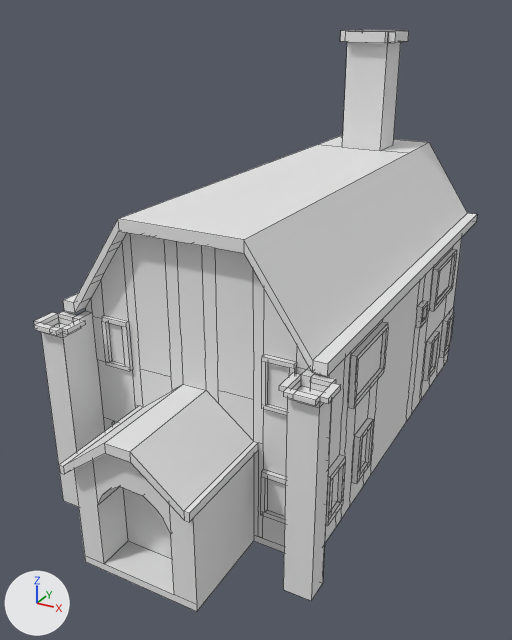
An edit to the FBX model Assets/Game/3D Models/Environment/ModeloIgreja.fbx, drawn before and after from the same camera.
Both versions are drawn from a 50 mm camera at (23.0, -36.7, 34.9) aimed at (-2.0, 8.9, 12.1). The lights are fixed; the arrows at lower left show +X, +Y and +Z. Mesh edges are drawn as thin lines. Where no turn or scale is listed for an object, it has been applied to the vertices.

Before the edit, the objects in view are built like this:
```python
me_cube = bpy.data.meshes.new('Cube')
me_cube.from_pydata(...)  # 1245 vertices, 510 faces; spans x -11.0..11.0, y -18.9..25.0, z -5.9..26.8
me_cube.materials.append(mat_material)  # white #e7e7e7
ob_cube = bpy.data.objects.new('Cube', me_cube)
ob_cube.location = (-0.83, 8.82, 6.29)
```
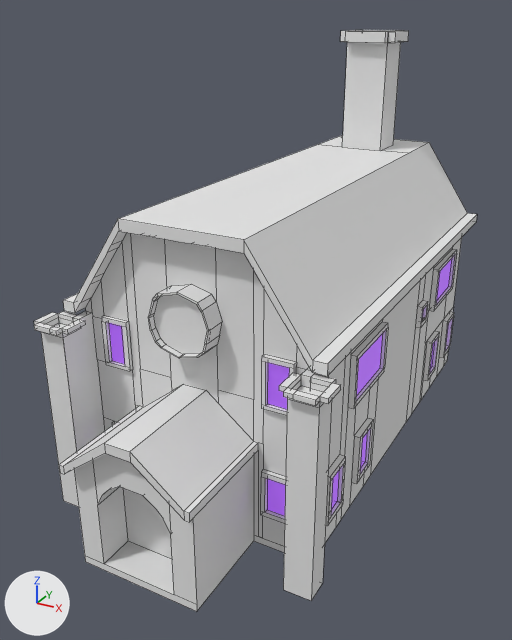
Boxes [x1, y1, x2, y2] around the edits, measured in the pictures (512 x 640 px):
part 1 of me_cube, cut back
    before: [58, 233, 462, 601]
    after: [131, 233, 449, 404]
part 2 of me_cube, recoloured (white to purple)
    both: [109, 316, 423, 516]

The change in detail:
Material 'Janela' (mat_janela) is new.
Its base color is (0.143, 0.0426, 0.311) (purple #6a3a97).
Its emission color is (0.143, 0.0426, 0.311) (purple #6a3a97).
Its emission strength is 1.8.
me_cube is used by ob_cube; location (-0.83, 8.82, 6.29).
me_cube had 1245 vertices, 510 faces and spanned x -11.0..11.0, y -18.9..25.0, z -5.9..26.8.
me_cube now has 777 vertices, 530 faces and spans x -11.0..11.0, y -18.9..25.0, z -5.9..26.8.
me_cube part 1: 520 vertices removed from x -9.5..10.4, y -13.8..22.3, z -5.4..9.0; 57 vertices added at x -2.3..9.1, y -12.3..20.1, z -3.2..12.7.
me_cube part 2: 10 faces spanning x -9.1..9.3, y -10.7..19.7, z -3.2..8.7 switch from mat_material (white #e7e7e7) to mat_janela (purple #6a3a97).
